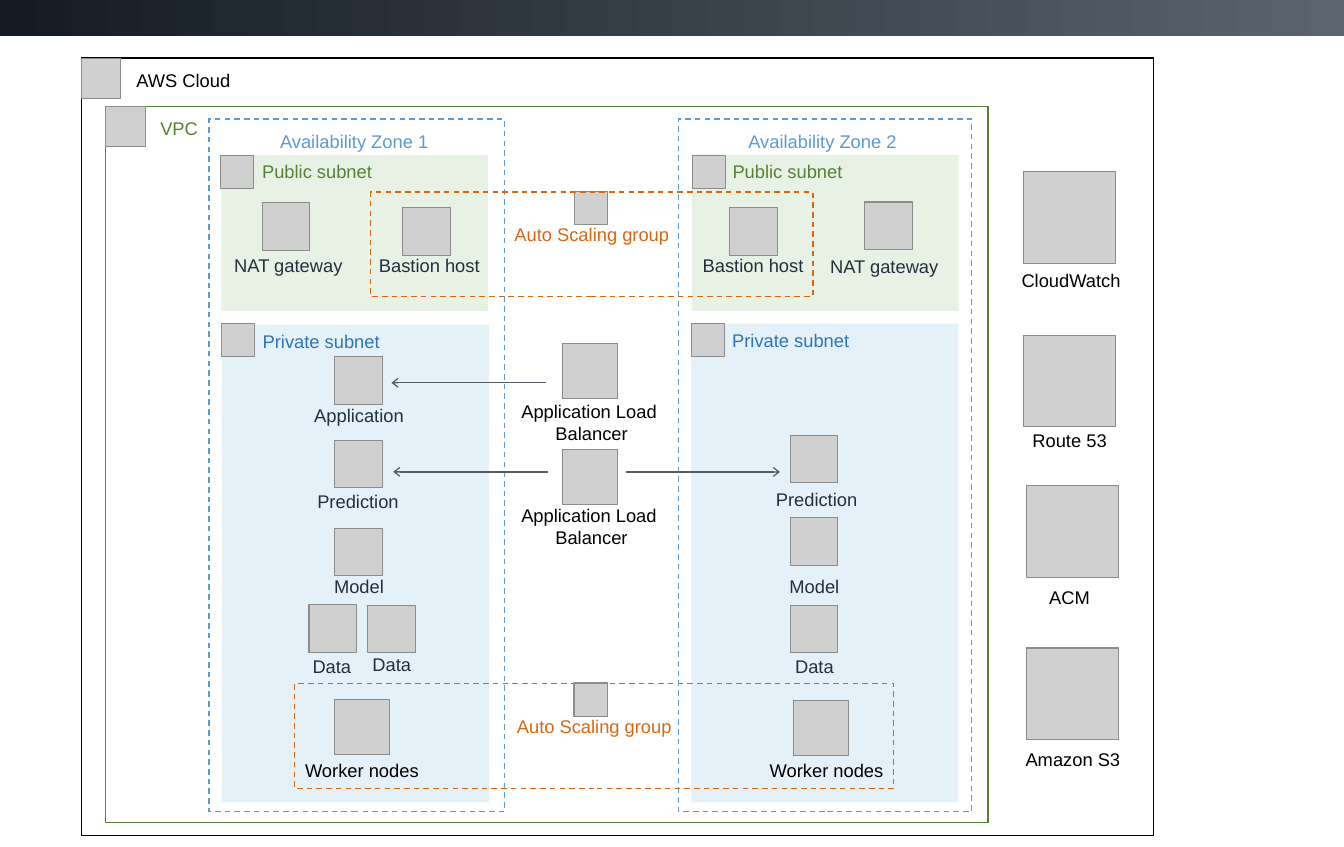
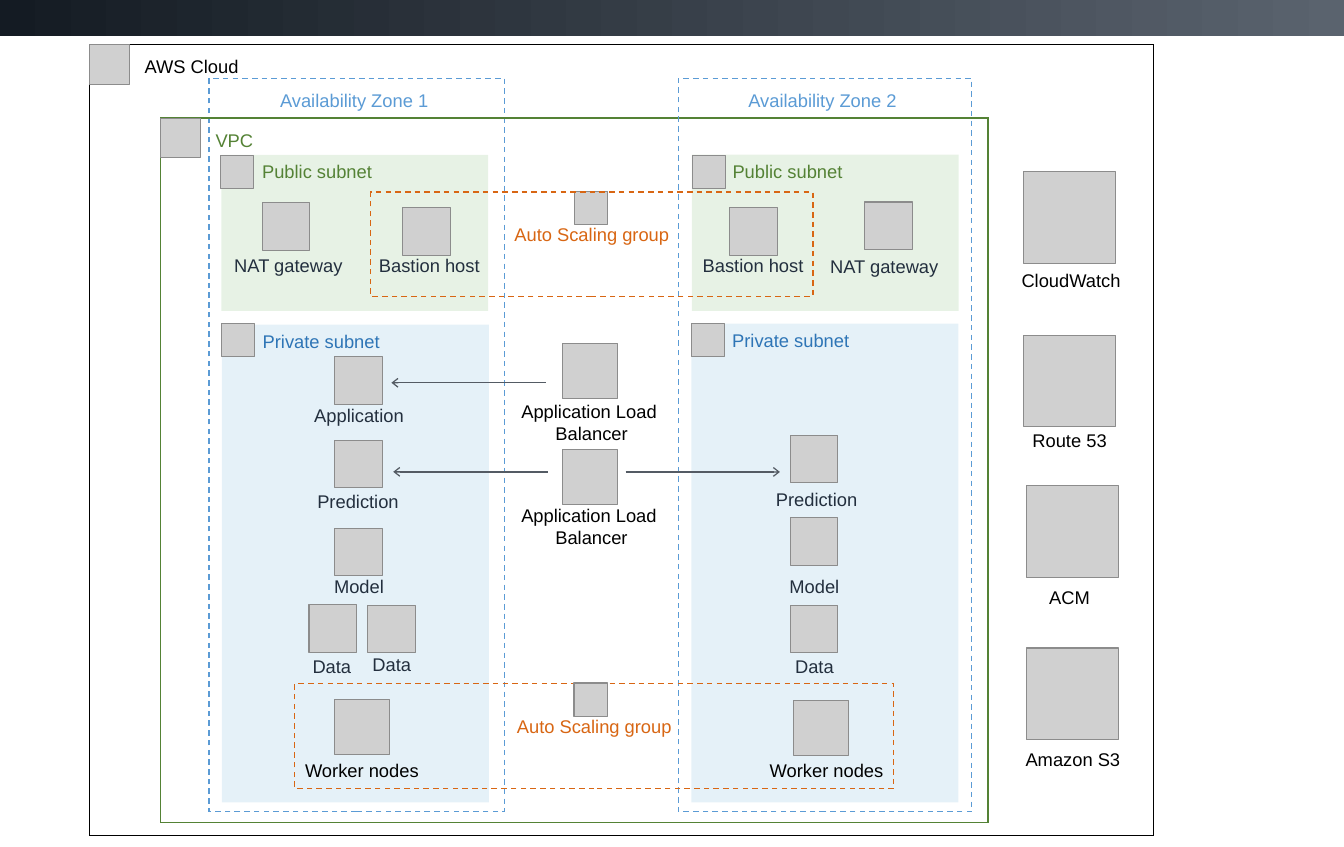
Before and after one commit to tushar-datarobot/quickstart-data-robot-automl-platform, a slide deck: slide 1 of docs/images/data-robot-architecture-diagram.pptx. Drawn at 1344x847 pixels with LibreOffice and Linux fonts; fonts in the diff are those of the drawing; grey boxes stand for pictures. Boxes give left, top, right and bottom in pixels: in the first picture for what was removed or moved away, otherwise in the second. Text is boxed around its words. In the diff, an @@ line names an element or a change of style, - is before the commit and + after.

```diff
--- a/docs/images/data-robot-architecture-diagram.pptx
+++ b/docs/images/data-robot-architecture-diagram.pptx
@@ rectangle "AWS Cloud": place and size @@
-rectangle "AWS Cloud" at [82, 58, 1154, 836]
+rectangle "AWS Cloud" at [90, 44, 1154, 835]
@@ picture: place and size @@
-picture at [82, 58, 121, 98]
+picture at [90, 44, 129, 84]
@@ rectangle "Availability Zone 1": place and size @@
-rectangle "Availability Zone 1" at [209, 119, 504, 812]
+rectangle "Availability Zone 1" at [209, 79, 504, 812]
@@ rectangle "Availability Zone 2": place and size @@
-rectangle "Availability Zone 2" at [679, 119, 972, 812]
+rectangle "Availability Zone 2" at [679, 79, 972, 812]
@@ rectangle "VPC": place and size @@
-rectangle "VPC" at [105, 107, 988, 823]
+rectangle "VPC" at [160, 118, 988, 823]
@@ picture: place and size @@
-picture at [106, 107, 145, 146]
+picture at [160, 118, 200, 157]
```
Also in this commit, not shown: 1 other file.
